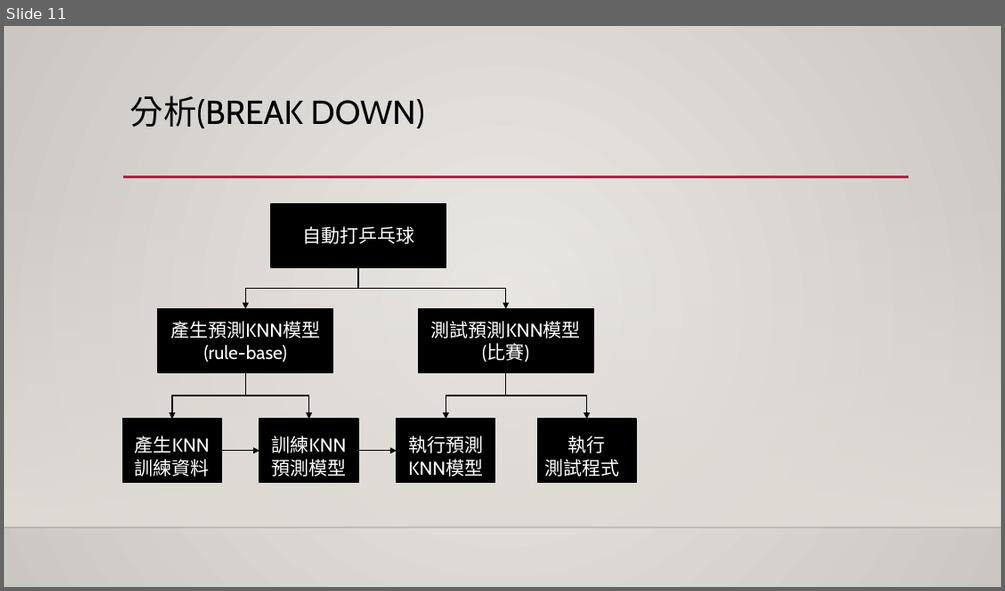
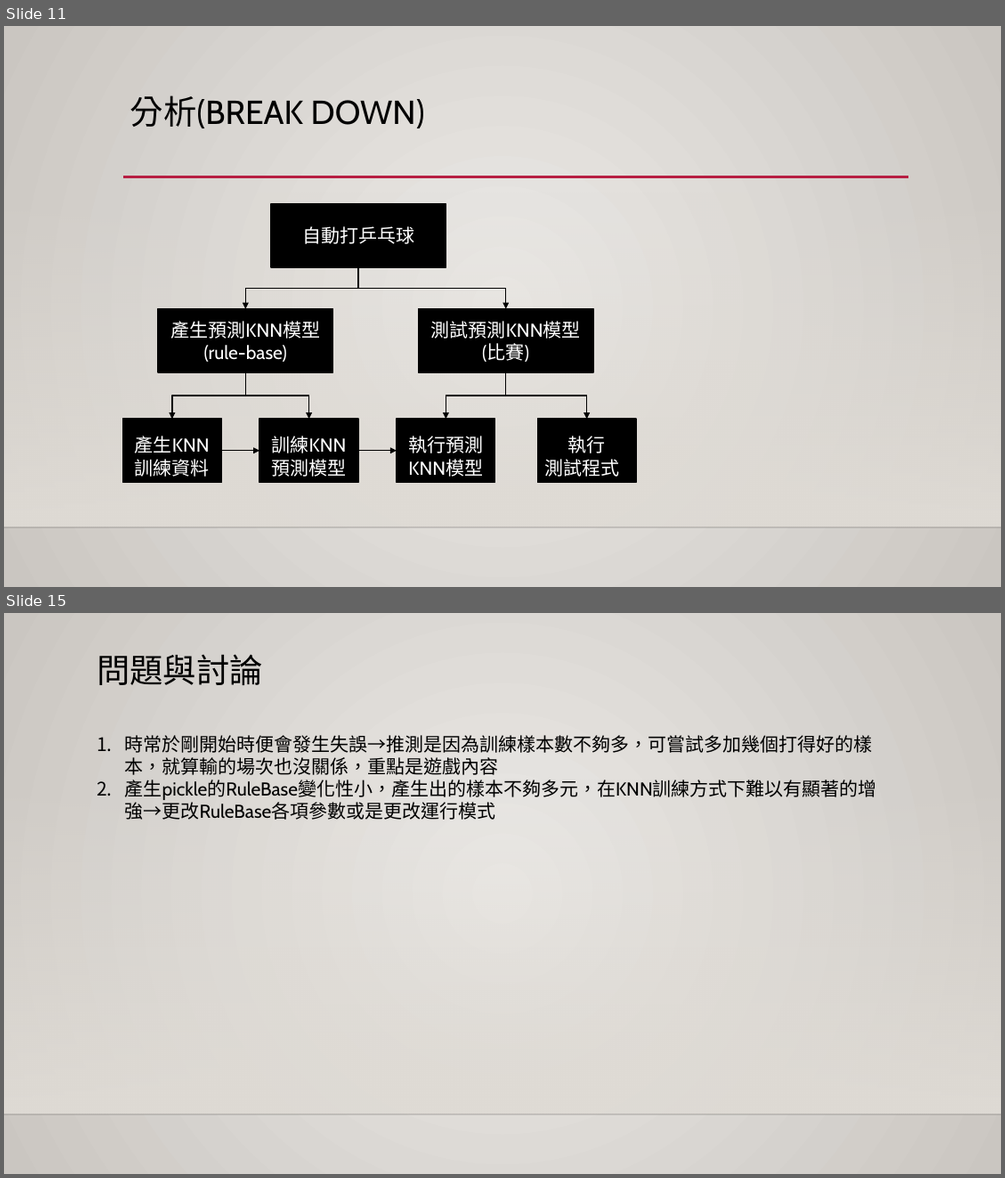
Before and after one commit to mingyang13795/Ping_Pong, a slide deck: 專案管理.pptx. Shown one above the other, each under a label of ours: slide 11 before the commit, slides 11 and 15 after it; the slides between them are not shown. The pictures are 1005x591 and 1005x1178 pixels, drawn with LibreOffice and Linux fonts; fonts in the diff are those of the drawing; background and template pictures are left out. Boxes give left, top, right and bottom in pixels: in the first picture for what was removed or moved away, otherwise in the second. Text is boxed around its words. In the diff, an @@ line names an element or a change of style, - is before the commit and + after.

```diff
--- a/專案管理.pptx
+++ b/專案管理.pptx
@@ slide 15 added at bbox=[4, 613, 1001, 1174], background gradient #ECEAE7 to #CAC7C1; not listed: 2 template elements that a slide beside it also shows @@
@@ title added at bbox=[97, 654, 263, 685], 32 pt, text #000000 @@
+問題與討論
@@ text added at bbox=[125, 735, 877, 819], 18 pt, text #000000 @@
+1. 時常於剛開始時便會發生失誤→推測是因為訓練樣本數不夠多，可嘗試多加幾個打得好的樣本，就算輸的場次也沒關係，重點是遊戲內容
+2. 產生pickle的RuleBase變化性小，產生出的樣本不夠多元，在KNN訓練方式下難以有顯著的增強→更改RuleBase各項參數或是更改運行模式
```
Also in this commit, not shown: 3 slides changed, 2 other slides added, 2 slides removed.
